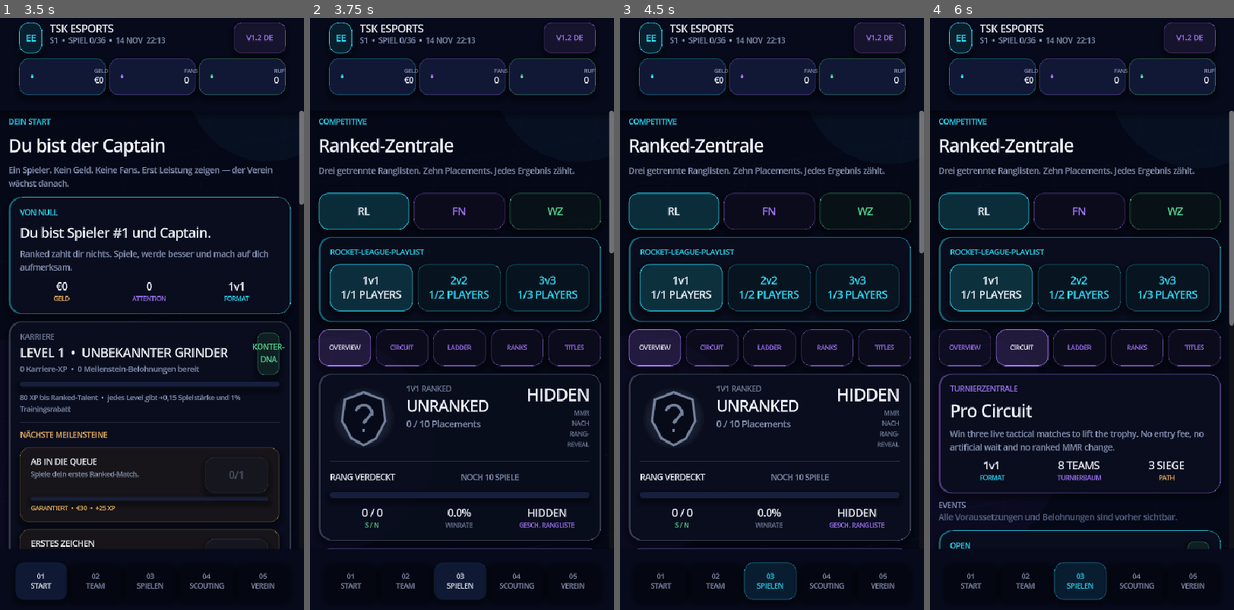
Above: before the commit, frames 1-4 (left to right).
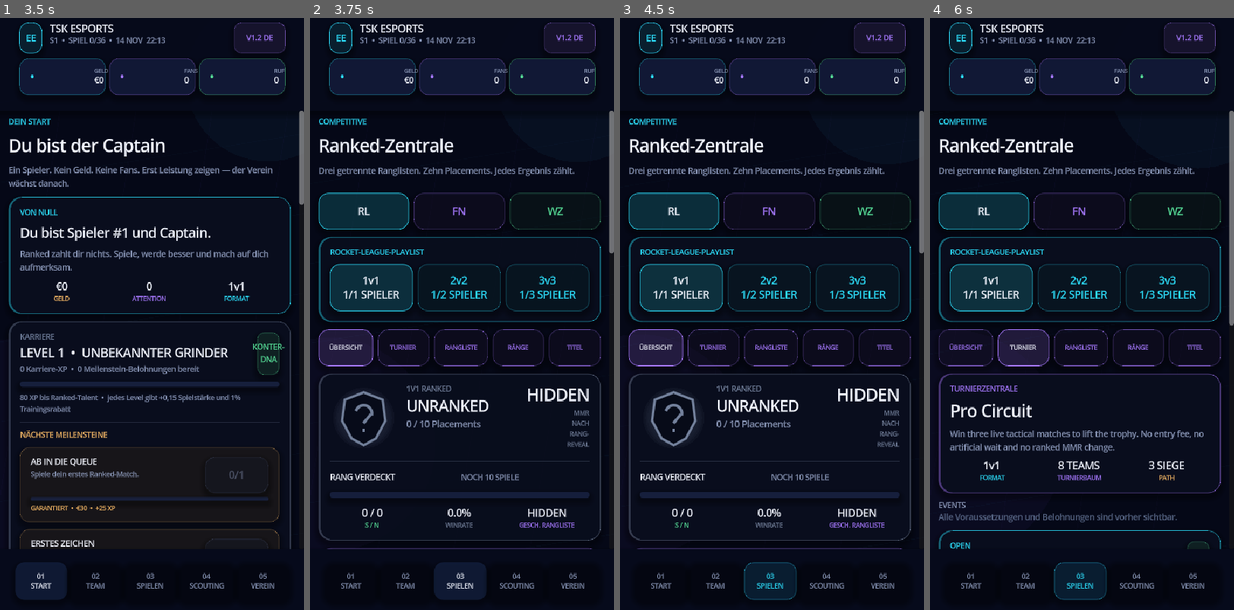
Above: after the commit, the same moments.

Repository: JasonTSKowner/E-Sport-Empire
Game: Godot game, scene res://scenes/Main.tscn
The game is run twice, just before and just after one commit, with the same random seed, the same clock (stepped at 60 frames per second) and the same inputs.
Inputs (mouse positions are in pixels of both pictures, inside the frame that each line leads up to):
- Up to frame 1 (3.5 s): click "01 START" at 0.5 s; click "01 START" at 1.25 s; click "02 TEAM" at 2 s; click "01 START" at 2.75 s
- Up to frame 2 (3.75 s): click "03 SPIELEN" at 3.5 s
- Up to frame 3 (4.5 s): click (653, 349) at 4.25 s, where only the run before the commit has a clickable "OVERVIEW"
- Up to frame 4 (6 s): click (966, 349) at 5 s, where only the run after the commit has a clickable "ÜBERSICHT"; click (1021, 349) at 5.75 s, where only the run before the commit has a clickable "CIRCUIT"

Frame 1 is identical in both runs. In frame 2, 1.2% of the frame differs, in the area x 6-91%, y 46-59%; in frame 3, 1.2%; in frame 4, 1.3%.

Commit message:
v1.2: remove remaining mixed-language UI labels

Diff:
--- a/scripts/main.gd
+++ b/scripts/main.gd
@@ -755,10 +755,10 @@
 				int(offer.get("min_reputation", 0)), int(offer.get("min_fans", 0))
 			]
 			var sign := UI.button(
-				"%s  •  %s\n%d MATCHES  •  %d WINS  •  UPFRONT %s\n%s"
+				"%s  •  %s\n%d SPIELE  •  %d SIEGE  •  SOFORT %s\n%s"
 				% [
 					str(offer.get("brand", "Sponsor")),
-					str(offer.get("name", "DEAL")),
+					str(offer.get("name", "VERTRAG")),
 					int(offer.get("duration", 1)),
 					int(offer.get("win_target", 1)),
 					GameDataRef.format_cash(int(offer.get("upfront", 0))),
@@ -1409,7 +1409,7 @@
 	for playlist in RankedDataRef.PLAYLISTS:
 		var required := game.playlist_required_players(playlist)
 		var button := UI.button(
-			"%s\n%d/%d PLAYERS" % [playlist, mini(roster_size, required), required],
+			"%s\n%d/%d SPIELER" % [playlist, mini(roster_size, required), required],
 			UI.CYAN,
 			str(playlist) == selected,
 			true
@@ -1430,8 +1430,8 @@
 	var row := HBoxContainer.new()
 	row.add_theme_constant_override("separation", 7)
 	for entry in [
-		["overview", "OVERVIEW"], ["circuit", "CIRCUIT"], ["ladder", "LADDER"],
-		["ranks", "RANKS"], ["titles", "TITLES"]
+		["overview", "ÜBERSICHT"], ["circuit", "TURNIER"], ["ladder", "RANGLISTE"],
+		["ranks", "RÄNGE"], ["titles", "TITEL"]
 	]:
 		var active := ranked_view == str(entry[0])
 		var button := UI.button(str(entry[1]), UI.PURPLE, active, true)
@@ -1484,7 +1484,7 @@
 		)
 	)
 	top.add_child(copy)
-	var open_button := UI.button("OPEN\nCIRCUIT", accent, true, true)
+	var open_button := UI.button("TURNIER\nÖFFNEN", accent, true, true)
 	open_button.custom_minimum_size.x = 108
 	open_button.pressed.connect(_select_ranked_view.bind("circuit"))
 	top.add_child(open_button)
